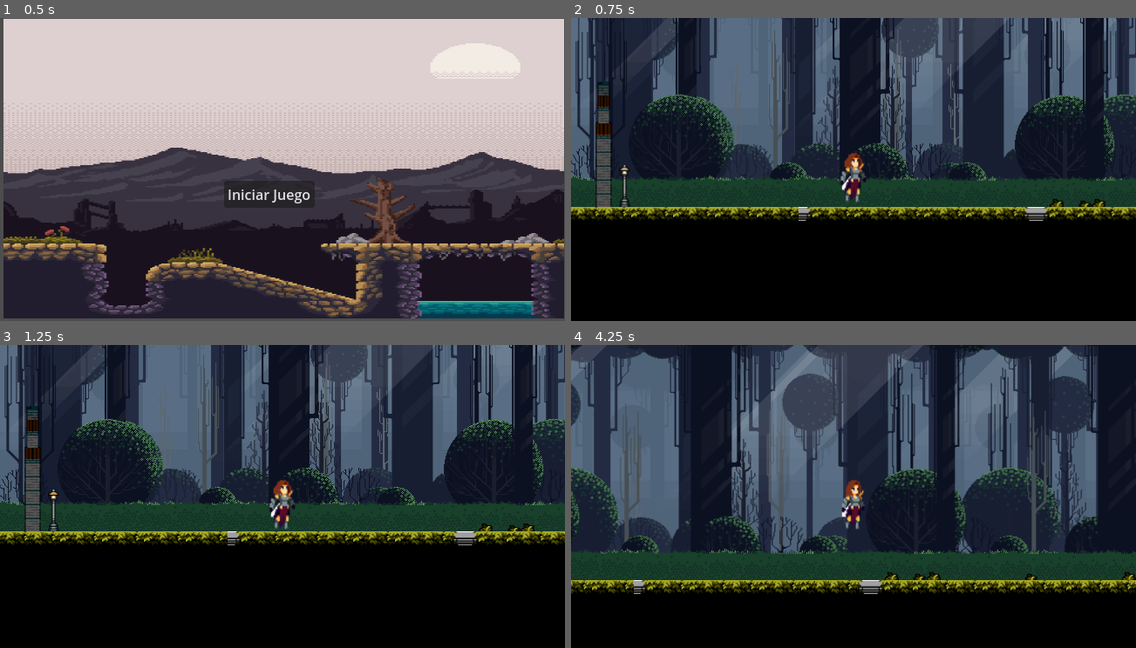
Above: before the commit, frames 1-4 (two rows, left to right).
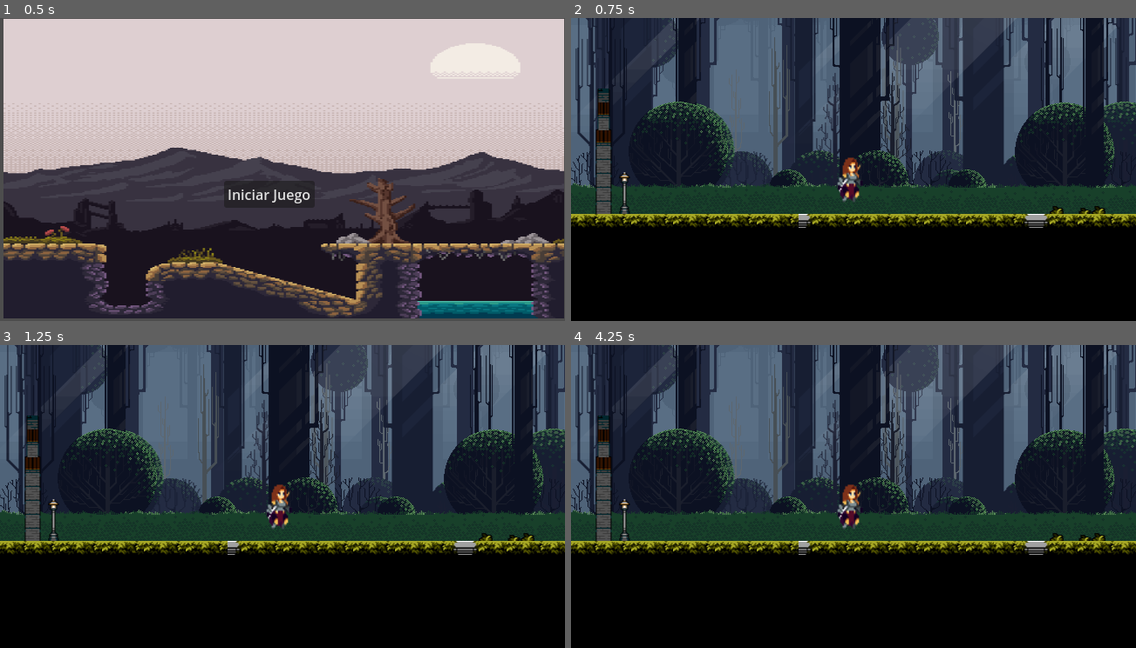
Above: after the commit, the same moments.

Repository: Lucas-tiziano-aguiar/juego-bosnia
Game: Godot game, scene res://play/menu_principal.tscn
Two runs of this game, one before a commit and one after it. Both use one fixed random seed, a clock stepped at 60 frames per second and the inputs below.
Inputs:
- Up to frame 1 (0.5 s): no input
- Up to frame 2 (0.75 s): click "Iniciar Juego" at 0.5 s
- Up to frame 3 (1.25 s): no input
- Up to frame 4 (4.25 s): hold Z (crouch) 1.28-2.03 s; hold D (right) 1.28-2.78 s; tap W (jump) at 1.52, 2.27, 3.77 s; tap Shift (sprint) at 2.1, 3.6 s; hold A (left) 2.78-3.53 s; hold Z (crouch) 2.78-3.53 s; hold D (right) from 3.53 s (still down)

Frame 1 is identical in both runs. In frame 2, 14% of the frame differs, in the area x 0-100%, y 0-70%; in frame 3, 16%; in frame 4, 60%, in the area x 0-100%, y 0-83%.
Error after the commit: Parse Error: Assignment is not allowed inside an expression. (res://play/player.gd:20)

Commit message:
cosas

Diff:
--- /dev/null
+++ b/play/areas.gd
@@ -0,0 +1,11 @@
+extends Area2D
+
+
+# Called when the node enters the scene tree for the first time.
+func _ready():
+	pass # Replace with function body.
+
+
+# Called every frame. 'delta' is the elapsed time since the previous frame.
+func _process(delta):
+	pass
--- a/play/player.gd
+++ b/play/player.gd
@@ -3,6 +3,8 @@
 @onready var parado = $Parado;
 @onready var arrastrado = $Arrastrado
 @onready var anim := $Animacion
+
+var trepado = false;
 var blend = 0.5
 func _ready():
 	parado.disabled = false
@@ -11,10 +13,11 @@
 func _physics_process(delta):
 	if is_on_floor():
 		direccion = Humano.inputTeclasLeftRight()
+		trepado = false;
 	velocity.x = direccion * speed
 	velocity.y = velocity.y + gravity
 	salto()
-	if direccion != 0 and is_on_floor():
+	if direccion != 0 and is_on_floor() and trepado = false:
 		direccionSprite()
 		agacharse()
 		sprint()
@@ -58,3 +61,7 @@
 	if is_on_floor() and Input.is_action_just_pressed("jump"):
 		anim.play("saltar")
 		velocity.y -= jump
+
+
+func _on_area_2d_body_entered(body):
+	$Area2D/delante
--- a/play/player.tscn
+++ b/play/player.tscn
@@ -24,6 +24,7 @@
 [ext_resource type="Texture2D" uid="uid://fsn7gaq5166d" path="res://art savior/Pruebas/Warrior/Individual Sprite/Jump/Warrior_Jump_1.png" id="16_qbksx"]
 [ext_resource type="Texture2D" uid="uid://nxrmokotqyr2" path="res://art savior/Pruebas/Warrior/Individual Sprite/Jump/Warrior_Jump_2.png" id="17_27160"]
 [ext_resource type="Texture2D" uid="uid://bjtw7smot68rg" path="res://art savior/Pruebas/Warrior/Individual Sprite/Jump/Warrior_Jump_3.png" id="18_6qsku"]
+[ext_resource type="Script" path="res://play/areas.gd" id="25_j3g0y"]
 
 [sub_resource type="SpriteFrames" id="SpriteFrames_50hf3"]
 animations = [{
@@ -219,11 +220,14 @@
 [node name="Camera2D" type="Camera2D" parent="."]
 
 [node name="Area2D" type="Area2D" parent="."]
+script = ExtResource("25_j3g0y")
 
 [node name="delante" type="CollisionShape2D" parent="Area2D"]
-position = Vector2(12.5, 3)
+position = Vector2(13.5, 3)
 shape = SubResource("RectangleShape2D_ucuad")
 
 [node name="atras" type="CollisionShape2D" parent="Area2D"]
-position = Vector2(-16.5, 3.5)
+position = Vector2(-17.5, 3.5)
 shape = SubResource("RectangleShape2D_sri2g")
+
+[connection signal="body_entered" from="Area2D" to="." method="_on_area_2d_body_entered"]
Not shown: 1 places in play/player.tscn that only renumber resources
